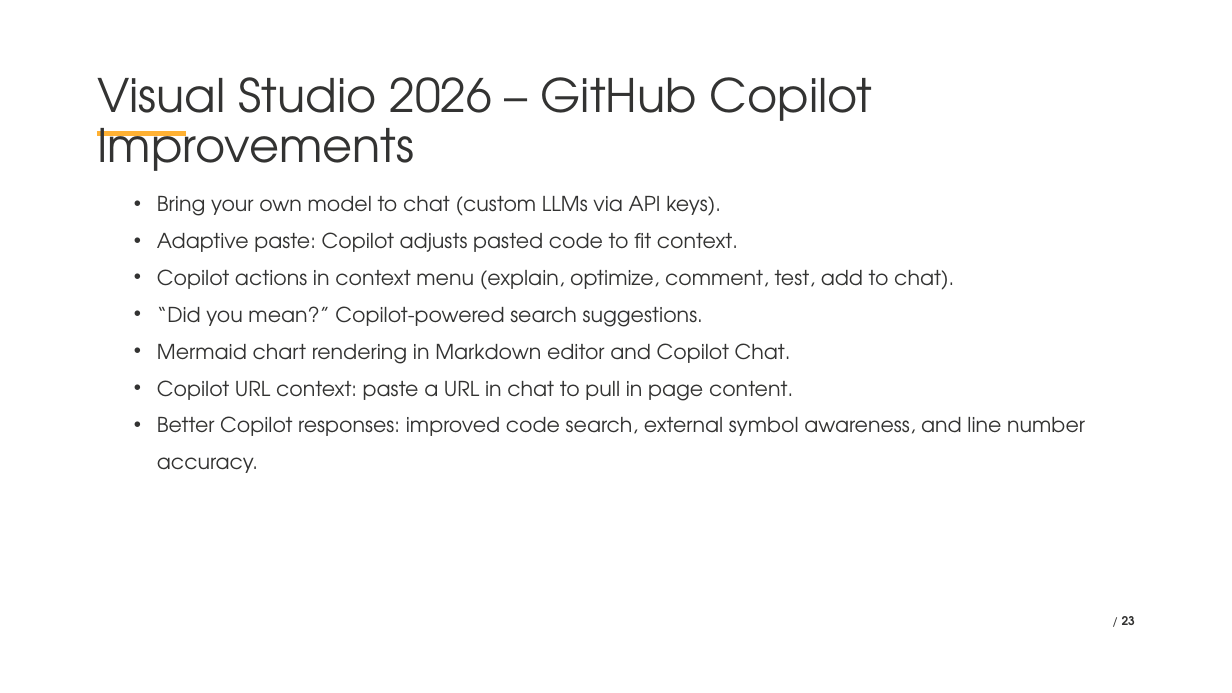
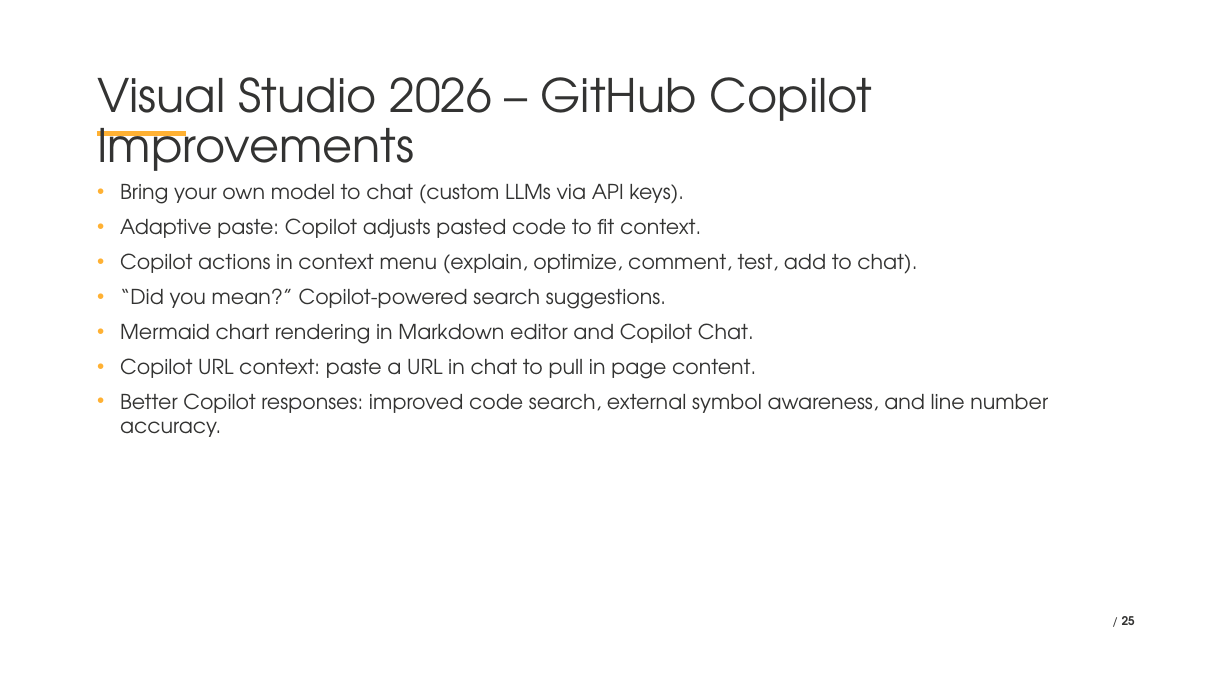
Before and after one commit to VladislavAntonyuk/AICalendar, a slide deck: slide 25 of .NET Conf 2025 - Ukraine (Eng).pptx (slide 23 before the commit). Drawn at 1232x693 pixels with LibreOffice and Linux fonts; fonts in the diff are those of the drawing; background and template pictures are left out. Boxes give left, top, right and bottom in pixels: in the first picture for what was removed or moved away, otherwise in the second. Text is boxed around its words. In the diff, an @@ line names an element or a change of style, - is before the commit and + after.

```diff
--- a/.NET Conf 2025 - Ukraine (Eng).pptx
+++ b/.NET Conf 2025 - Ukraine (Eng).pptx
@@ text "Bring your own model to ..." at (120,184,1048,437): list level 2 to 1 in "Bring your own model to ..."; line spacing 1.5 to 1; list level 2 to 1 in "Adaptive paste: Copilot adjusts pasted ..."; list level 2 to 1 in "Copilot actions in context menu ..."; list level 2 to 1 in "“Did you mean?” Copilot-powered search ..."; list level 2 to 1 in "Mermaid chart rendering in Markdown ..."; list level 2 to 1 in "Copilot URL context: paste a ..."; list level 2 to 1 in "Better Copilot responses: improved code ..." @@
@@ page number at (1122,616,1135,625): text changed @@
-/ 23
+/ 25
```
Also in this commit, not shown: 12 other slides changed, 8 slides added, 1 slide removed.
